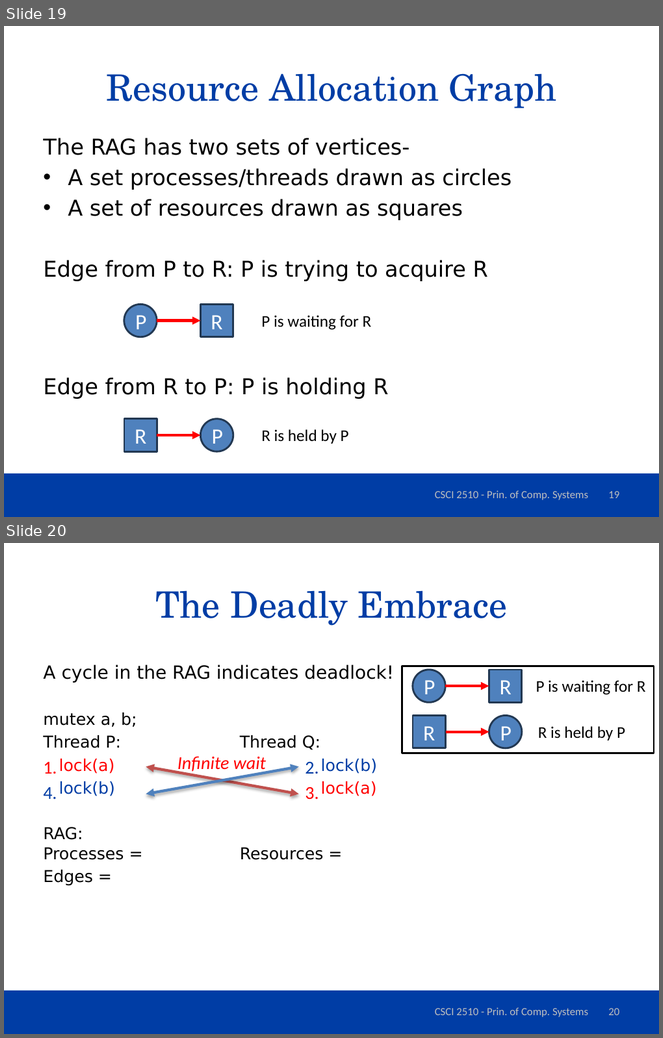
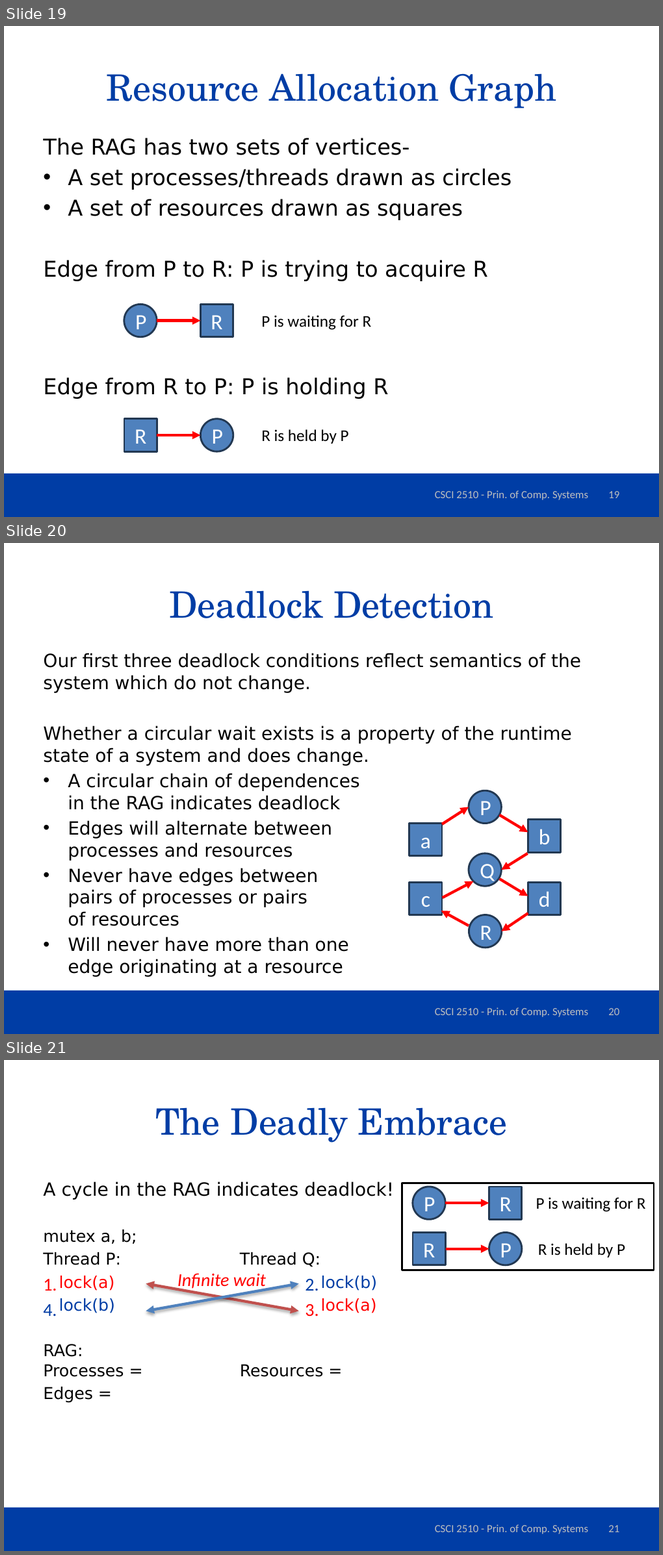
Before and after one commit to dferry/dferry.github.io, a slide deck: csci2510/slides/Deadlock.pptx. Shown one above the other, each under a label of ours: slides 19 and 20 before the commit, slides 19, 20 and 21 after it. The pictures are 663x1038 and 663x1555 pixels, drawn with LibreOffice and Linux fonts; fonts in the diff are those of the drawing; background and template pictures are left out. Boxes give left, top, right and bottom in pixels: in the first picture for what was removed or moved away, otherwise in the second. Text is boxed around its words. In the diff, an @@ line names an element or a change of style, - is before the commit and + after.

Commit message:
deadlock avoidance and prevention slides added

```diff
--- a/csci2510/slides/Deadlock.pptx
+++ b/csci2510/slides/Deadlock.pptx
@@ slide 20 added at (x1=4, y1=543, x2=659, y2=1034), background #FFFFFF; not listed: 1 template element that a slide beside it also shows @@
@@ title added at (x1=169, y1=590, x2=494, y2=618), 40 pt, text #003DA5 @@
+Deadlock Detection
@@ text added at (x1=43, y1=653, x2=581, y2=977), 20 pt, text #000000 @@
+Our first three deadlock conditions reflect semantics of the system which do not change.
+Whether a circular wait exists is a property of the runtime state of a system and does change.
+• A circular chain of dependences
+  in the RAG indicates deadlock
+• Edges will alternate between
+  processes and resources
+• Never have edges between
+  pairs of processes or pairs
+  of resources
+• Will never have more than one
+  edge originating at a resource
@@ ellipse added at (x1=469, y1=791, x2=501, y2=823), fill #4F81BD, outline #233953 2 pt, 24 pt, text #FFFFFF @@
+P
@@ arrow added from (442, 824) to (469, 807), #FF0000 3 pt @@
@@ arrow added from (500, 815) to (528, 833), #FF0000 3 pt @@
@@ rectangle added at (x1=410, y1=823, x2=442, y2=856), fill #4F81BD, outline #233953 2 pt, 24 pt, text #FFFFFF @@
+a
@@ rectangle added at (x1=528, y1=819, x2=561, y2=852), fill #4F81BD, outline #233953 2 pt, 24 pt, text #FFFFFF @@
+b
@@ ellipse added at (x1=469, y1=854, x2=501, y2=886), fill #4F81BD, outline #233953 2 pt, 24 pt, text #FFFFFF @@
+Q
@@ arrow added from (527, 854) to (501, 870), #FF0000 3 pt @@
@@ rectangle added at (x1=410, y1=882, x2=442, y2=915), fill #4F81BD, outline #233953 2 pt, 24 pt, text #FFFFFF @@
+c
@@ arrow added from (442, 898) to (474, 882), #FF0000 3 pt @@
@@ arrow added from (500, 879) to (528, 896), #FF0000 3 pt @@
@@ rectangle added at (x1=528, y1=882, x2=561, y2=915), fill #4F81BD, outline #233953 2 pt, 24 pt, text #FFFFFF @@
+d
@@ arrow added from (469, 927) to (441, 911), #FF0000 3 pt @@
@@ ellipse added at (x1=469, y1=915, x2=502, y2=948), fill #4F81BD, outline #233953 2 pt, 24 pt, text #FFFFFF @@
+R
@@ arrow added from (528, 914) to (501, 932), #FF0000 3 pt @@
@@ text added at (x1=435, y1=1008, x2=588, y2=1017), 12 pt, text #BFBFBF @@
+CSCI 2510 - Prin. of Comp. Systems
@@ page number added at (x1=608, y1=1008, x2=620, y2=1016), 12 pt, text #BFBFBF @@
+20
@@ what was slide 20 is now slide 21 @@
@@ page number at (x1=608, y1=1525, x2=620, y2=1533): text changed @@
-20
+21
```
Also in this commit, not shown: 1 slide changed, 12 other slides added, 1 other file.
